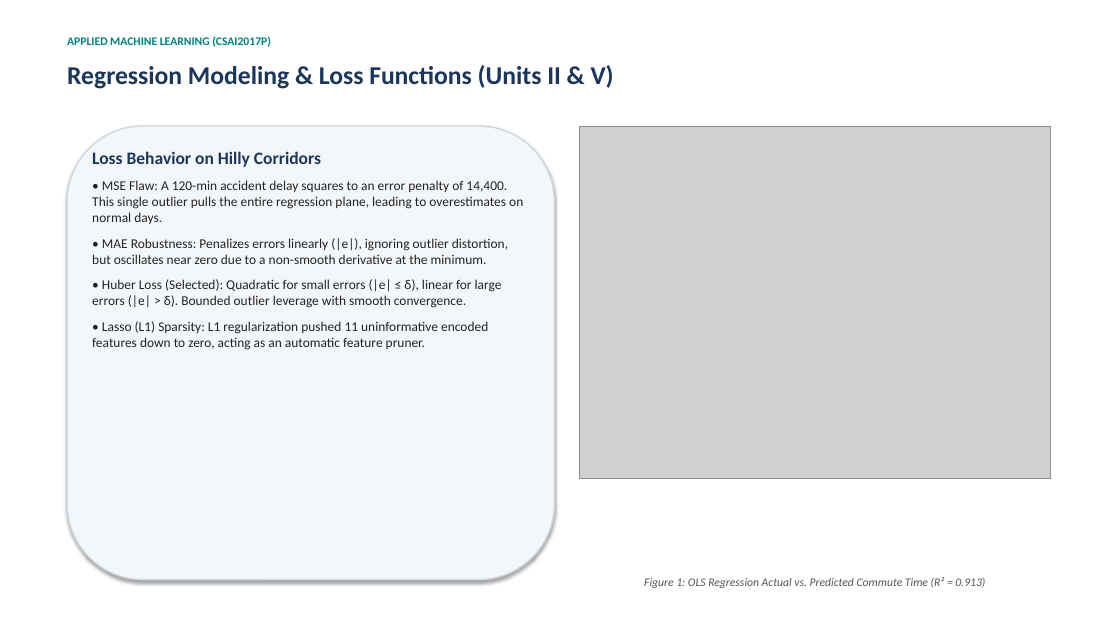
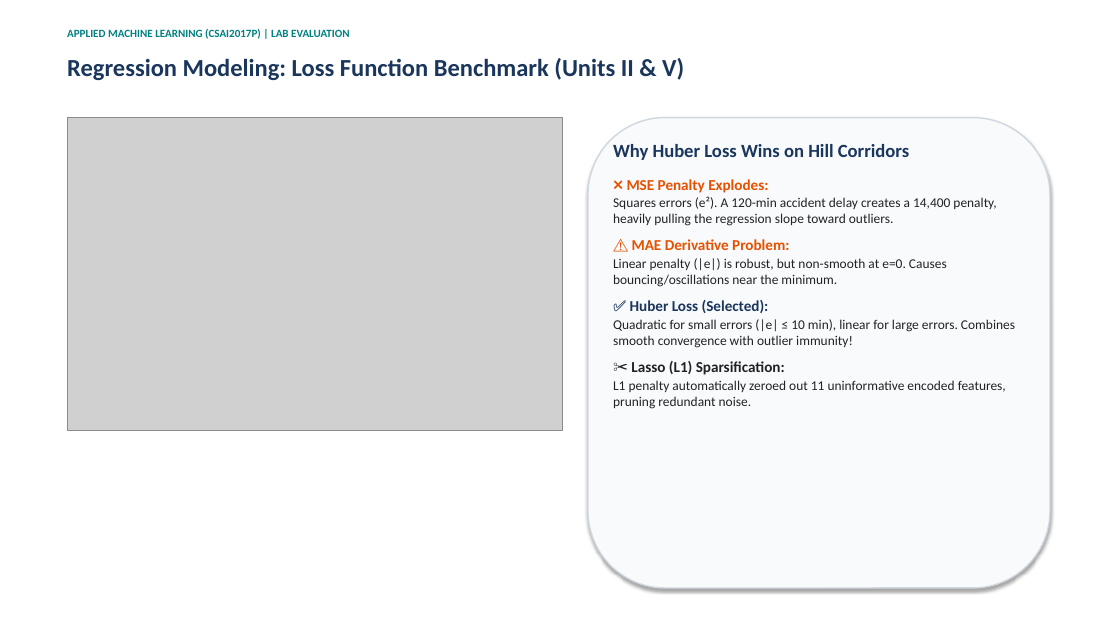
Before and after one commit to SPARSHsrihero1/Transportation-Delay-Detection-System, a slide deck: slide 6 of Transportation_Delay_System_Presentation.pptx. Drawn at 1120x630 pixels with LibreOffice and Linux fonts; fonts in the diff are those of the drawing; grey boxes stand for pictures. Boxes give left, top, right and bottom in pixels: in the first picture for what was removed or moved away, otherwise in the second. Text is boxed around its words. In the diff, an @@ line names an element or a change of style, - is before the commit and + after.

```diff
--- a/Transportation_Delay_System_Presentation.pptx
+++ b/Transportation_Delay_System_Presentation.pptx
@@ text at (x1=67, y1=29, x2=349, y2=39): text changed; size 10 to 9.5 pt @@
-APPLIED MACHINE LEARNING (CSAI2017P)
+APPLIED MACHINE LEARNING (CSAI2017P) | LAB EVALUATION
@@ text at (x1=67, y1=58, x2=684, y2=80): text changed; size 22 to 21 pt @@
-Regression Modeling & Loss Functions (Units II & V)
+Regression Modeling: Loss Function Benchmark (Units II & V)
@@ picture added at (x1=67, y1=118, x2=563, y2=431) @@
@@ rounded rectangle added at (x1=588, y1=118, x2=1050, y2=588), fill #F8FAFC, outline #D0D7DE 1.2 pt @@
@@ rounded rectangle removed at (x1=67, y1=126, x2=555, y2=580) @@
@@ picture removed at (x1=580, y1=126, x2=1050, y2=479) @@
@@ text added at (x1=613, y1=144, x2=1015, y2=409), 11.5 pt, text #222222 @@
+Why Huber Loss Wins on Hill Corridors
+❌ MSE Penalty Explodes:
+Squares errors (e²). A 120-min accident delay creates a 14,400 penalty, heavily pulling the regression slope toward outliers.
+⚠️ MAE Derivative Problem:
+Linear penalty (|e|) is robust, but non-smooth at e=0. Causes bouncing/oscillations near the minimum.
+✅ Huber Loss (Selected):
+Quadratic for small errors (|e| ≤ 10 min), linear for large errors. Combines smooth convergence with outlier immunity!
+✂️ Lasso (L1) Sparsification:
+L1 penalty automatically zeroed out 11 uninformative encoded features, pruning redundant noise.
@@ text removed at (x1=92, y1=151, x2=523, y2=350) @@
-Loss Behavior on Hilly Corridors
-• MSE Flaw: A 120-min accident delay squares to an error penalty of 14,400. This single outlier pulls the entire regression plane, leading to overestimates on normal days.
-• MAE Robustness: Penalizes errors linearly (|e|), ignoring outlier distortion, but oscillates near zero due to a non-smooth derivative at the minimum.
-• Huber Loss (Selected): Quadratic for small errors (|e| ≤ δ), linear for large errors (|e| > δ). Bounded outlier leverage with smooth convergence.
-• Lasso (L1) Sparsity: L1 regularization pushed 11 uninformative encoded features down to zero, acting as an automatic feature pruner.
@@ text removed at (x1=644, y1=577, x2=985, y2=588) @@
-Figure 1: OLS Regression Actual vs. Predicted Commute Time (R² = 0.913)
```
Also in this commit, not shown: 8 other slides changed, 2 slides added, 2 slides removed, 3 other files.
